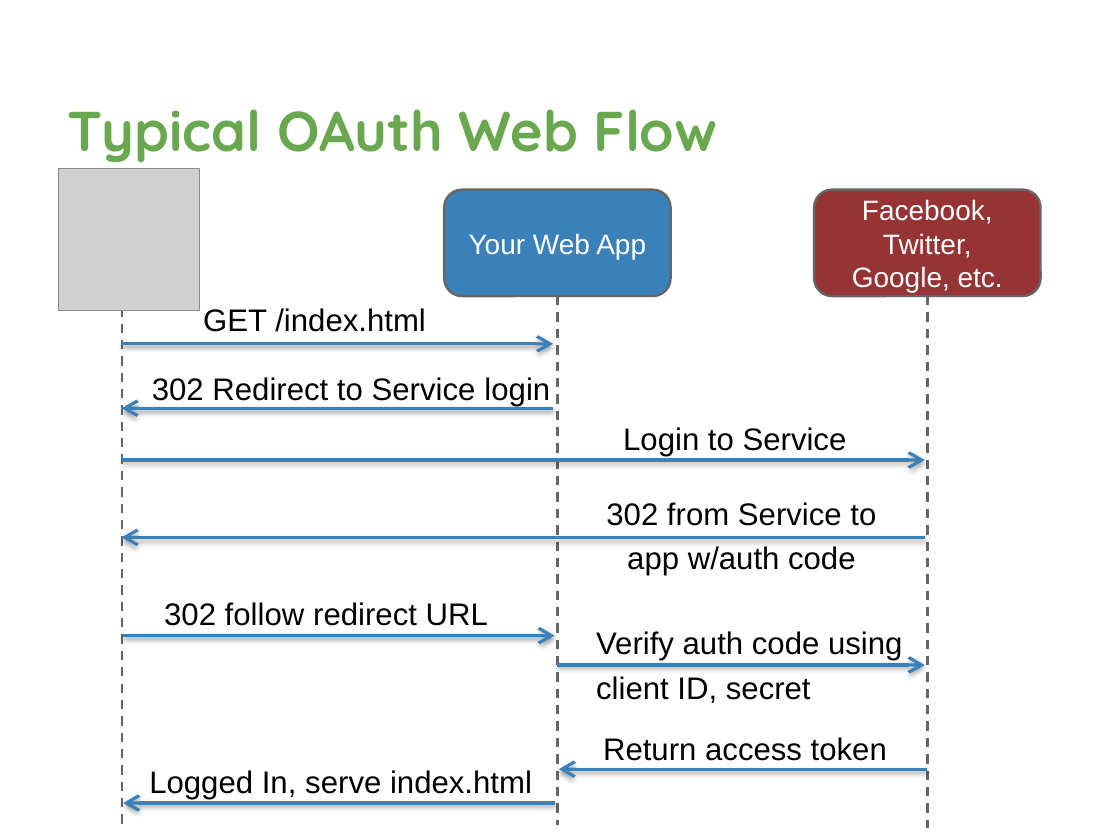
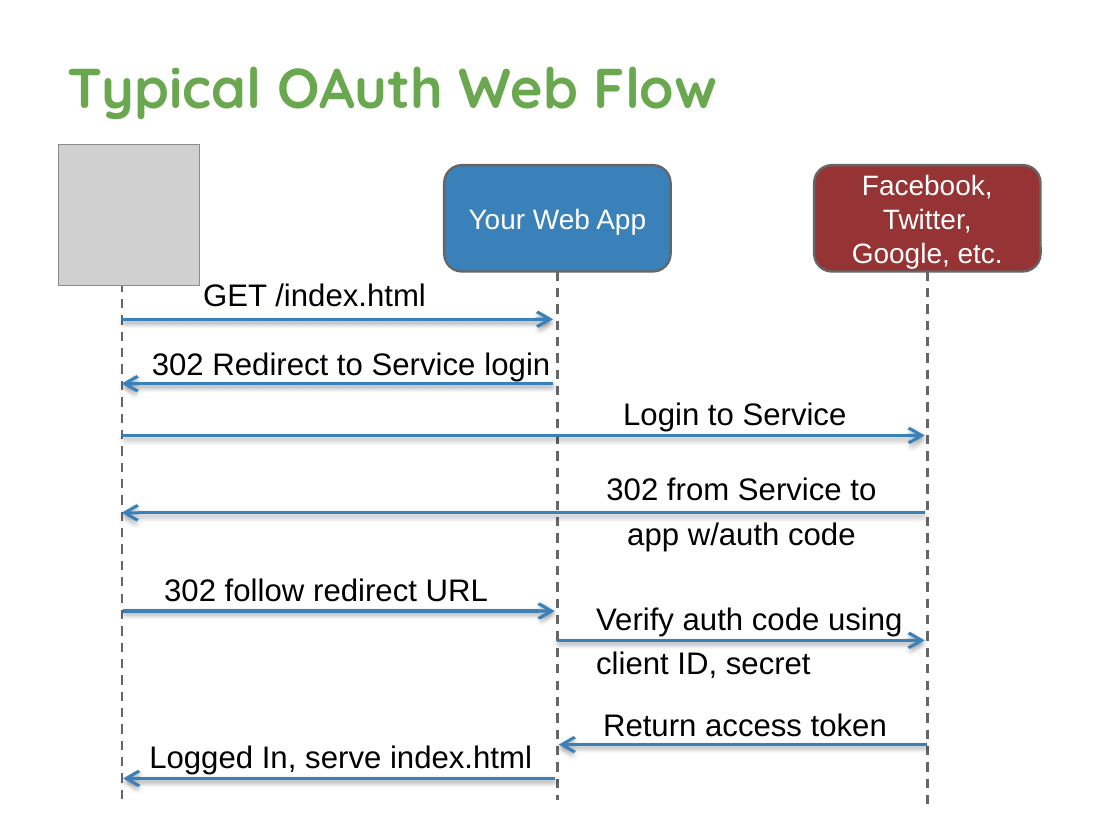
Before and after one commit to davetrux/gdgmidevfest-2017, a slide deck: slide 30 of MobileAuthWebWorld.pptx. Drawn at 1120x840 pixels with LibreOffice and Linux fonts; fonts in the diff are those of the drawing; grey boxes stand for pictures; background and template pictures are left out. Boxes give left, top, right and bottom in pixels: in the first picture for what was removed or moved away, otherwise in the second. Text is boxed around its words. In the diff, an @@ line names an element or a change of style, - is before the commit and + after.

```diff
--- a/MobileAuthWebWorld.pptx
+++ b/MobileAuthWebWorld.pptx
@@ title "Typical OAuth Web Flow": place and size @@
-title "Typical OAuth Web Flow" at <box>67,109,717,162</box>
+title "Typical OAuth Web Flow" at <box>67,66,717,119</box>
@@ 8 texts, 8 arrows, 3 lines, 2 rounded rectangles, 1 picture: place and size @@
-8 texts, 8 arrows, 3 lines, 2 rounded rectangles, 1 picture at <box>58,169,1040,829</box>
+8 texts, 8 arrows, 3 lines, 2 rounded rectangles, 1 picture at <box>58,144,1040,804</box>
```
Also in this commit, not shown: 11 other slides changed, 3 slides added, 1 slide removed.
